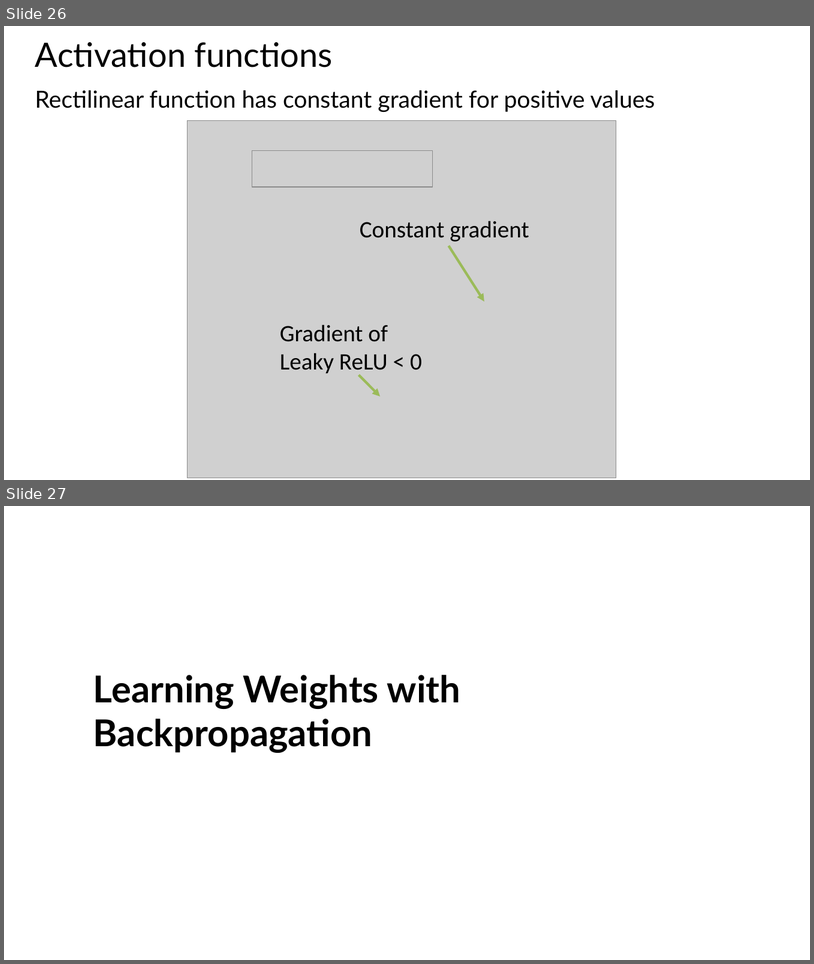
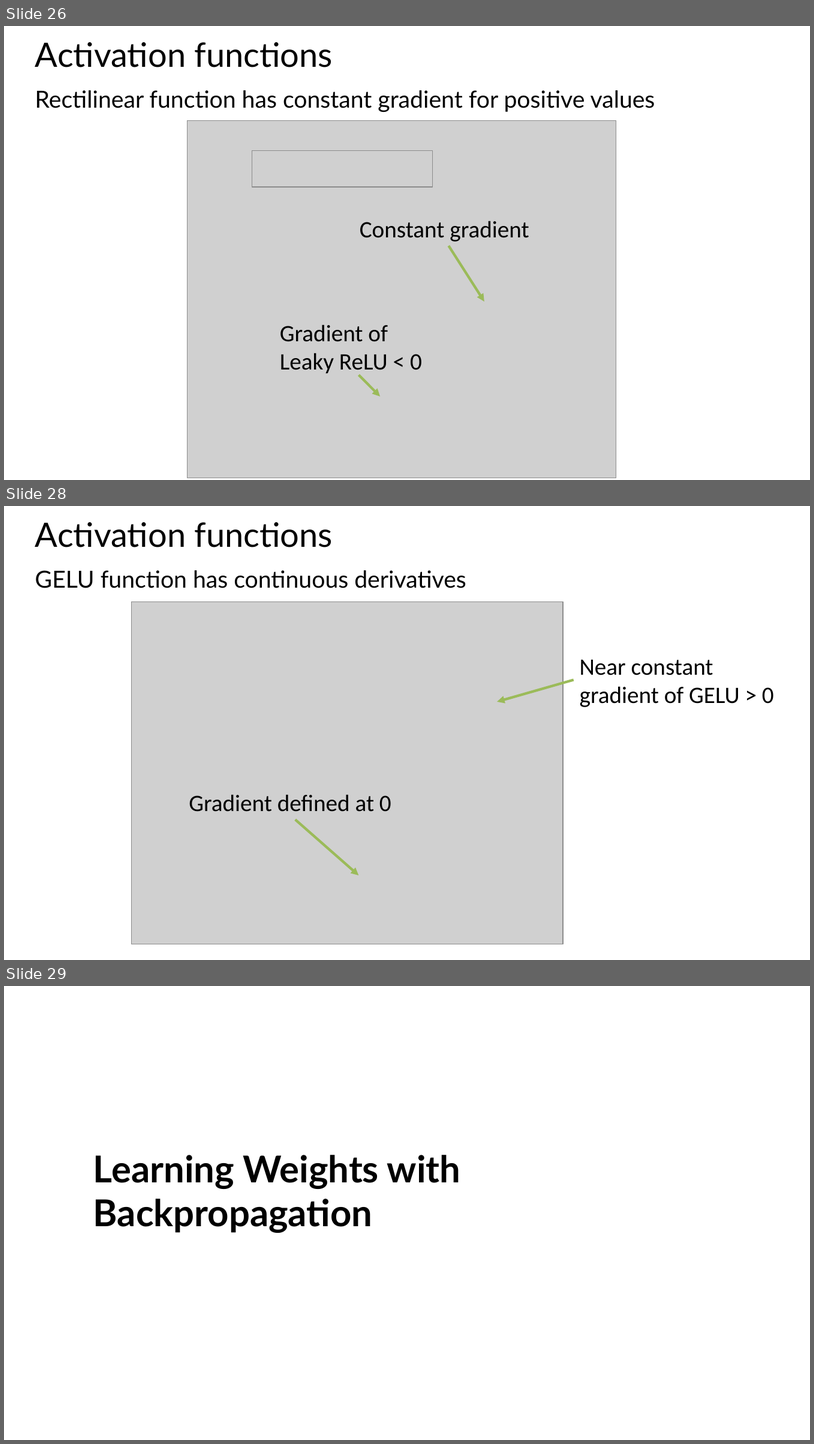
Before and after one commit to StephenElston/CSCI-E25, a slide deck: Slides/5_BuildingBlocksOfDeepLearning.pptx. Shown one above the other, each under a label of ours: slides 26 and 27 before the commit, slides 26, 28 and 29 after it; the slides between them are not shown. The pictures are 814x964 and 814x1444 pixels, drawn with LibreOffice and Linux fonts; fonts in the diff are those of the drawing; grey boxes stand for pictures. Boxes give left, top, right and bottom in pixels: in the first picture for what was removed or moved away, otherwise in the second. Text is boxed around its words. In the diff, an @@ line names an element or a change of style, - is before the commit and + after.

```diff
--- a/Slides/5_BuildingBlocksOfDeepLearning.pptx
+++ b/Slides/5_BuildingBlocksOfDeepLearning.pptx
@@ slide 28 added at box(4, 506, 810, 960), background #FFFFFF @@
@@ title added at box(35, 522, 333, 547), 40 pt, text #000000 @@
+Activation functions
@@ text added at box(35, 570, 467, 588), 28 pt, text #000000 @@
+GELU function has continuous derivatives
@@ picture added at box(132, 601, 564, 944) @@
@@ text added at box(580, 660, 774, 707), 28 pt, text #000000 @@
+Near constant gradient of GELU > 0
@@ arrow added from (574, 679) to (498, 702), #9BBB59 3 pt @@
@@ text added at box(189, 794, 392, 811), 28 pt, text #000000 @@
+Gradient defined at 0
@@ arrow added from (296, 819) to (359, 875), #9BBB59 3 pt @@
@@ what was slide 27 is now slide 29 @@
```
Also in this commit, not shown: 2 slides changed, 1 other slide added.
